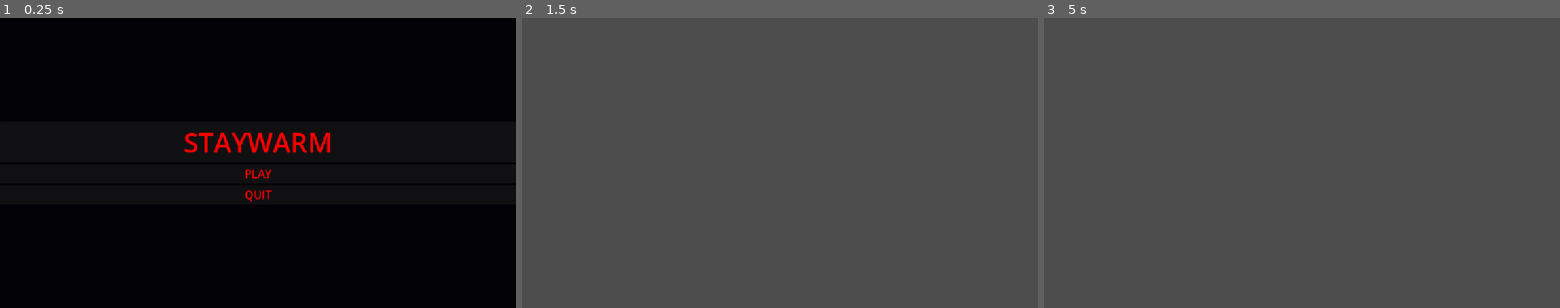
Above: before the commit, frames 1-3 (left to right).
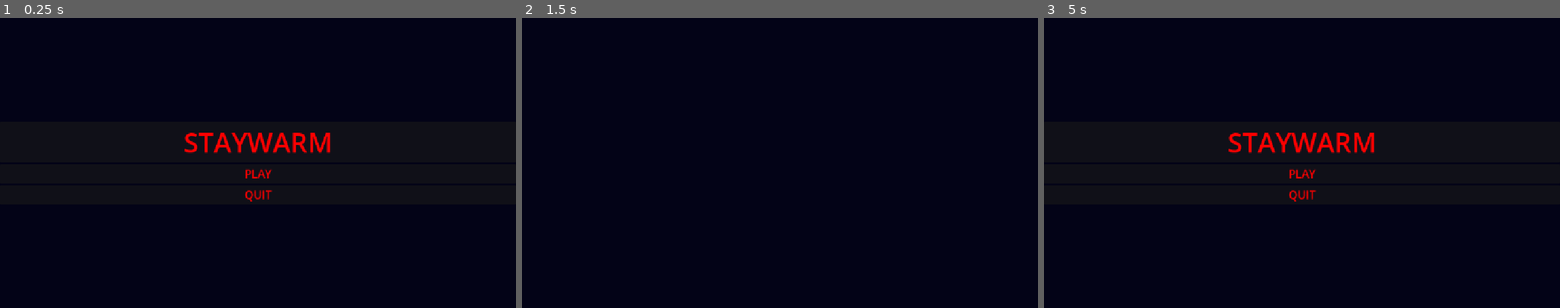
Above: after the commit, the same moments.

Repository: antholol/godot-wild-jam-99
Game: Godot game, scene res://scenes/menu.tscn
Same seed, same stepped clock (60 frames per second), same inputs: the game is played once before the commit and once after it.
Inputs:
- Up to frame 1 (0.25 s): no input
- Up to frame 2 (1.5 s): click "PLAY" at 0.5 s; tap Enter at 1.25 s
- Up to frame 3 (5 s): tap Space at 2, 3.5 s; tap Enter at 2.75, 4.25 s; tap Escape (ESC) at 4.9 s

The runs differ from the first frame. In frame 2, 100% of the frame differs, in the area x 0-100%, y 0-100%; in frame 3, 100%.

Commit message:
changed bg

Diff:
--- a/scenes/mainGame.tscn
+++ b/scenes/mainGame.tscn
@@ -1,3 +1,16 @@
 [gd_scene format=3 uid="uid://yswpmh811npw"]
 
+[ext_resource type="Script" uid="uid://xmi3lov54tgj" path="res://scenes/main_game.gd" id="1_mw4qg"]
+
 [node name="mainGame" type="Node2D" unique_id=1014184779]
+script = ExtResource("1_mw4qg")
+
+[node name="CanvasLayer" type="CanvasLayer" parent="." unique_id=946632643]
+
+[node name="ColorRect" type="ColorRect" parent="CanvasLayer" unique_id=810984406]
+anchors_preset = 15
+anchor_right = 1.0
+anchor_bottom = 1.0
+grow_horizontal = 2
+grow_vertical = 2
+color = Color(0.011764706, 0.011764706, 0.09019608, 1)
--- /dev/null
+++ b/scenes/main_game.gd
@@ -0,0 +1,15 @@
+extends Node2D
+
+
+# Called when the node enters the scene tree for the first time.
+func _ready() -> void:
+	pass # Replace with function body.
+
+
+# Called every frame. 'delta' is the elapsed time since the previous frame.
+func _process(delta: float) -> void:
+	pass
+
+func _input(event: InputEvent) -> void:
+	if event.is_action_pressed("ESC"):
+		get_tree().change_scene_to_file("res://scenes/menu.tscn")
--- a/scenes/menu.tscn
+++ b/scenes/menu.tscn
@@ -17,7 +17,7 @@
 layout_mode = 0
 offset_right = 1152.0
 offset_bottom = 648.0
-color = Color(0.0069000004, 0.0072850045, 0.03, 1)
+color = Color(0.011764706, 0.011764706, 0.09019608, 1)
 
 [node name="VBoxContainer" type="VBoxContainer" parent="." unique_id=1719057498]
 layout_mode = 1
Not shown, added: scenes/main_game.gd.uid
